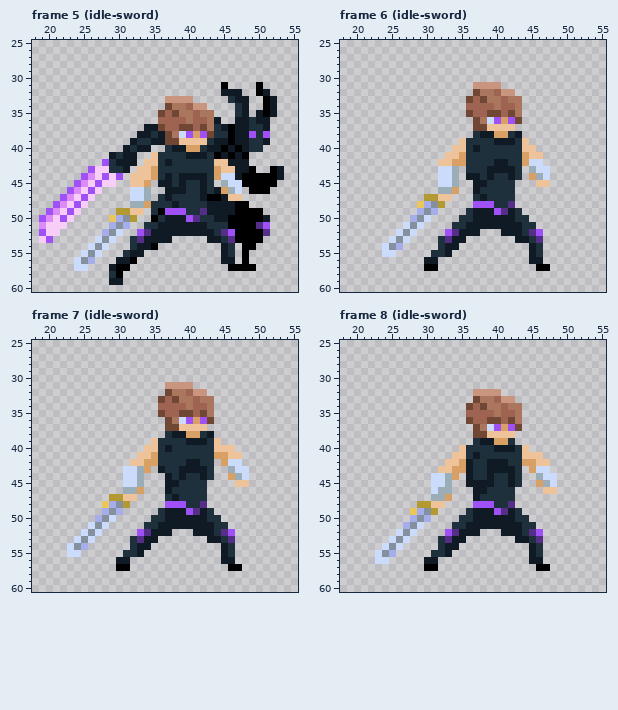
Two states of a pixel-art file, fight-right-assets/Aseprite/Ben.aseprite. The first picture shows the starting point.
80x80 pixels, 185 frames. Shown: frame 5 (idle-sword): x 18..55, y 25..60; frame 6 (idle-sword): x 18..55, y 25..60; frame 7 (idle-sword): x 18..55, y 25..60; frame 8 (idle-sword): x 18..55, y 25..60. The commit also changed other frames, which this record leaves out.
Now the later version:
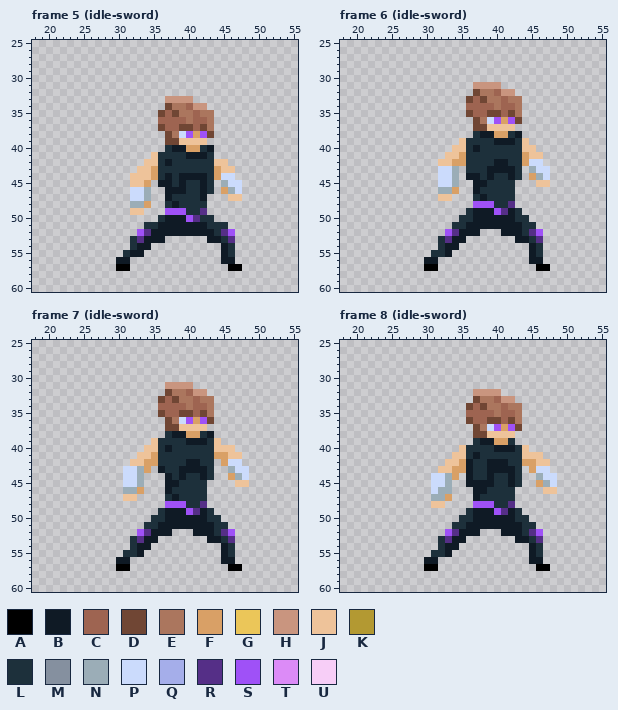
Palette (. is transparent): A #000000  B #0f1a25  C #9e6451  D #704634  E #ab765e  F #d9a066  G #ebc659  H #c9957f  J #eec39a  K #b39932  L #1d303b  M #85909f  N #9badb7  P #cbdbfc  Q #a5aeea  R #552f87  S #9f51f7  T #dc8bf7  U #f7cef7
Diff:
layer "Character to Observe" now hidden
layer "Hero/weapon" now hidden
Changed rows in their new state; - is an unchanged pixel.
Frame 5 (idle-sword):
first column x 19:
31 --------------------------.----.---
32 --------------------------...--..--
33 ---------------------------...--..-
34 ----------------------------..--..-
35 ----------------------------..-...-
36 -------------------------.--.....--
37 ---------------..--------........--
38 --------------....-------........--
39 -------------.....------.........--
40 ------------....---------.......---
41 ----------....-----------.....-----
42 ---------.....-------------...-----
43 -------......---------------...--..
44 ------......----------------.......
45 -----......------------------.....-
46 ----.....----------------.----...--
47 ---.....---------.------...--------
48 --.....---------..------......-----
49 -.....-----..---..------........---
50 .....-----....--.--------........--
51 ....------...--------------......--
52 ...------...----------------.....--
53 ..------...-------.---------....---
54 -------...------.------------..----
55 ------...--------------------.-----
56 -----...-----.---------------.-----
57 -----..---.------------------..----
58 ----------..-----------------------
59 ----------..-----------------------
Frame 6 (idle-sword):
first column x 24:
47 ------..-
48 -----....
49 -----...-
50 ----...--
51 ---...---
52 --...----
53 -...-----
54 ...------
55 ..-------
Frame 7 (idle-sword):
first column x 23:
47 ------..-
48 -----....
49 -----...-
50 ----...--
51 ---...---
52 --...----
53 -...-----
54 ...------
55 ..-------
Frame 8 (idle-sword):
first column x 23:
48 ------..-
49 -----....
50 -----...-
51 ----...--
52 ---...---
53 --...----
54 -...-----
55 ...------
56 ..-------
